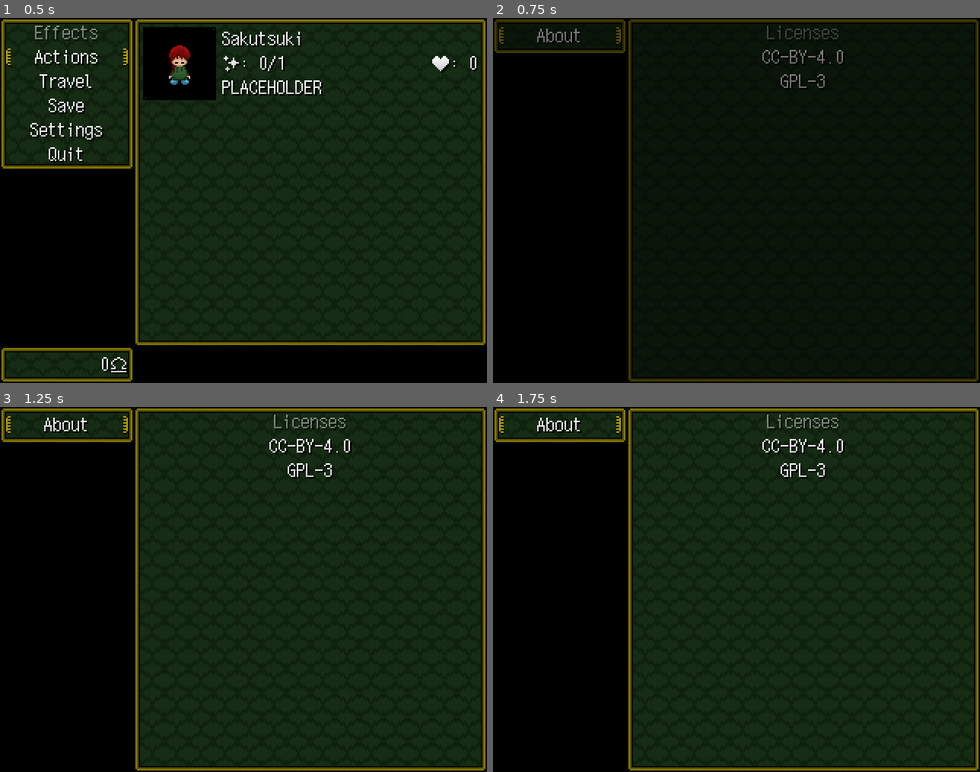
Above: before the commit, frames 1-4 (two rows, left to right).
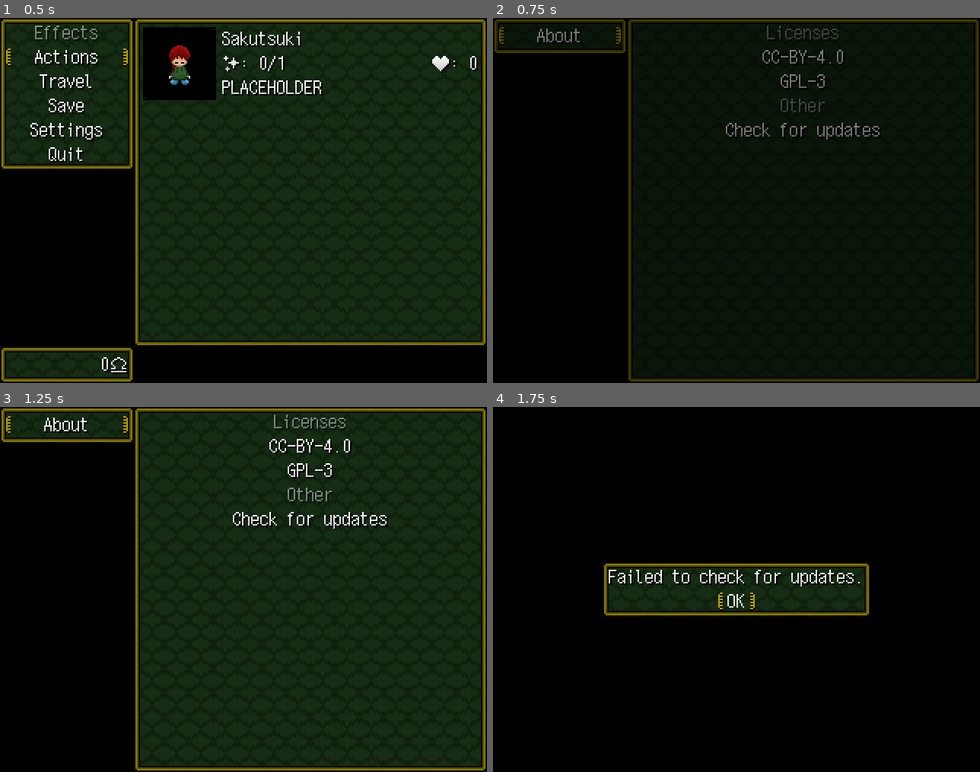
Above: after the commit, the same moments.

Repository: libre-nikki-devs/libre-nikki
Game: Godot game, scene res://scenes/ui/player_menu.tscn
Two runs of this game, one before a commit and one after it. Both use one fixed random seed, a clock stepped at 60 frames per second and the inputs below. This scene is started directly instead of the project's main scene.
Inputs (mouse positions are in pixels of both pictures, inside the frame that each line leads up to):
- Up to frame 1 (0.5 s): no input
- Up to frame 2 (0.75 s): click "Settings" at 0.5 s
- Up to frame 3 (1.25 s): no input
- Up to frame 4 (1.75 s): click (804, 520) at 1.25 s, where only the run after the commit has a clickable "Check for updates"

Frame 1 is identical in both runs. In frame 2, 0.4% of the frame differs, in the area x 47-80%, y 22-34%; in frame 3, 0.7%; in frame 4, 68%, in the area x 0-100%, y 0-100%.

Commit message:
Add UpdateChecker

Diff:
--- a/scenes/ui/settings_menu.tscn
+++ b/scenes/ui/settings_menu.tscn
@@ -39,7 +39,7 @@
 [node name="AboutVBoxContainer" type="VBoxContainer" parent="MainPanelContainer"]
 layout_mode = 2
 
-[node name="Label" type="Label" parent="MainPanelContainer/AboutVBoxContainer"]
+[node name="LicensesLabel" type="Label" parent="MainPanelContainer/AboutVBoxContainer"]
 modulate = Color(1, 1, 1, 0.5)
 layout_mode = 2
 text = "Licenses"
@@ -48,11 +48,11 @@
 [node name="CCButton" type="Button" parent="MainPanelContainer/AboutVBoxContainer"]
 layout_mode = 2
 focus_neighbor_left = NodePath(".")
-focus_neighbor_top = NodePath("../GPLButton")
+focus_neighbor_top = NodePath("../UpdateButton")
 focus_neighbor_right = NodePath(".")
 focus_neighbor_bottom = NodePath("../GPLButton")
 focus_next = NodePath("../GPLButton")
-focus_previous = NodePath("../GPLButton")
+focus_previous = NodePath("../UpdateButton")
 text = " "
 
 [node name="Label" type="Label" parent="MainPanelContainer/AboutVBoxContainer/CCButton"]
@@ -71,8 +71,8 @@
 focus_neighbor_left = NodePath(".")
 focus_neighbor_top = NodePath("../CCButton")
 focus_neighbor_right = NodePath(".")
-focus_neighbor_bottom = NodePath("../CCButton")
-focus_next = NodePath("../CCButton")
+focus_neighbor_bottom = NodePath("../UpdateButton")
+focus_next = NodePath("../UpdateButton")
 focus_previous = NodePath("../CCButton")
 text = " "
 
@@ -84,6 +84,33 @@
 grow_horizontal = 2
 grow_vertical = 2
 text = "GPL-3"
+horizontal_alignment = 1
+vertical_alignment = 1
+
+[node name="OtherLabel" type="Label" parent="MainPanelContainer/AboutVBoxContainer"]
+modulate = Color(1, 1, 1, 0.5)
+layout_mode = 2
+text = "Other"
+horizontal_alignment = 1
+
+[node name="UpdateButton" type="Button" parent="MainPanelContainer/AboutVBoxContainer"]
+layout_mode = 2
+focus_neighbor_left = NodePath(".")
+focus_neighbor_top = NodePath("../GPLButton")
+focus_neighbor_right = NodePath(".")
+focus_neighbor_bottom = NodePath("../CCButton")
+focus_next = NodePath("../CCButton")
+focus_previous = NodePath("../GPLButton")
+text = " "
+
+[node name="Label" type="Label" parent="MainPanelContainer/AboutVBoxContainer/UpdateButton"]
+layout_mode = 1
+anchors_preset = 15
+anchor_right = 1.0
+anchor_bottom = 1.0
+grow_horizontal = 2
+grow_vertical = 2
+text = "Check for updates"
 horizontal_alignment = 1
 vertical_alignment = 1
 
@@ -119,4 +146,5 @@
 
 [connection signal="pressed" from="MainPanelContainer/AboutVBoxContainer/CCButton" to="." method="_on_cc_button_pressed"]
 [connection signal="pressed" from="MainPanelContainer/AboutVBoxContainer/GPLButton" to="." method="_on_gpl_button_pressed"]
+[connection signal="pressed" from="MainPanelContainer/AboutVBoxContainer/UpdateButton" to="." method="_on_update_button_pressed"]
 [connection signal="pressed" from="SidePanelContainer/SideVBoxContainer/AboutButton" to="." method="_on_about_button_pressed"]
--- /dev/null
+++ b/scenes/ui/update_checker.tscn
@@ -0,0 +1,69 @@
+[gd_scene load_steps=3 format=3 uid="uid://davlmpwfjrkvd"]
+
+[ext_resource type="Theme" uid="uid://dudh2k1jjvgdk" path="res://themes/default_theme.tres" id="1_4anwf"]
+[ext_resource type="Script" uid="uid://cjfep8ns55ob5" path="res://scripts/ui/update_checker.gd" id="2_qyxqr"]
+
+[node name="UpdateChecker" type="Control"]
+top_level = true
+layout_mode = 3
+anchors_preset = 15
+anchor_right = 1.0
+anchor_bottom = 1.0
+offset_right = -320.0
+offset_bottom = -240.0
+grow_horizontal = 2
+grow_vertical = 2
+scale = Vector2(2, 2)
+theme = ExtResource("1_4anwf")
+script = ExtResource("2_qyxqr")
+metadata/_custom_type_script = "uid://8ximpr4sy7ta"
+
+[node name="HTTPRequest" type="HTTPRequest" parent="."]
+
+[node name="ColorRect" type="ColorRect" parent="."]
+layout_mode = 1
+anchors_preset = 15
+anchor_right = 1.0
+anchor_bottom = 1.0
+grow_horizontal = 2
+grow_vertical = 2
+color = Color(0, 0, 0, 1)
+
+[node name="PanelContainer" type="PanelContainer" parent="."]
+layout_mode = 1
+anchors_preset = 8
+anchor_left = 0.5
+anchor_top = 0.5
+anchor_right = 0.5
+anchor_bottom = 0.5
+offset_left = -73.0
+offset_top = -18.0
+offset_right = 73.0
+offset_bottom = 18.0
+grow_horizontal = 2
+grow_vertical = 2
+
+[node name="VBoxContainer" type="VBoxContainer" parent="PanelContainer"]
+layout_mode = 2
+
+[node name="RichTextLabel" type="RichTextLabel" parent="PanelContainer/VBoxContainer"]
+layout_mode = 2
+bbcode_enabled = true
+text = "Checking for updates..."
+fit_content = true
+scroll_active = false
+autowrap_mode = 0
+horizontal_alignment = 1
+vertical_alignment = 1
+meta_underlined = false
+
+[node name="CenterContainer" type="CenterContainer" parent="PanelContainer/VBoxContainer"]
+layout_mode = 2
+
+[node name="Button" type="Button" parent="PanelContainer/VBoxContainer/CenterContainer"]
+layout_mode = 2
+text = " Interrupt "
+
+[connection signal="request_completed" from="HTTPRequest" to="." method="_on_http_request_request_completed"]
+[connection signal="meta_clicked" from="PanelContainer/VBoxContainer/RichTextLabel" to="." method="_on_rich_text_label_meta_clicked"]
+[connection signal="pressed" from="PanelContainer/VBoxContainer/CenterContainer/Button" to="." method="_on_button_pressed"]
--- a/scripts/ui/settings_menu.gd
+++ b/scripts/ui/settings_menu.gd
@@ -56,3 +56,6 @@
 
 func _on_gpl_button_pressed() -> void:
 	open_submenu("res://scenes/ui/license_menu.tscn", { "license_text": preload("res://scenes/ui/license_menu.tscn").instantiate().GPL_FORMATTED })
+
+func _on_update_button_pressed() -> void:
+	open_submenu("res://scenes/ui/update_checker.tscn")
--- /dev/null
+++ b/scripts/ui/update_checker.gd
@@ -0,0 +1,73 @@
+# Copyright (C) 2026 Libre Nikki Developers.
+#
+# This file is part of Libre Nikki.
+#
+# Libre Nikki is free software: you can redistribute it and/or modify it under
+# the terms of the GNU General Public License as published by the
+# Free Software Foundation, either version 3 of the License, or (at your option)
+# any later version.
+#
+# Libre Nikki is distributed in the hope that it will be useful, but WITHOUT ANY
+# WARRANTY; without even the implied warranty of MERCHANTABILITY or FITNESS FOR
+# A PARTICULAR PURPOSE. See the GNU General Public License for more details.
+#
+# You should have received a copy of the GNU General Public License along with
+# Libre Nikki. If not, see <https://www.gnu.org/licenses/>.
+
+extends YumeMenu
+
+@onready var button := $PanelContainer/VBoxContainer/CenterContainer/Button
+@onready var label := $PanelContainer/VBoxContainer/RichTextLabel
+@onready var http := $HTTPRequest
+@onready var panel_container := $PanelContainer
+
+const RELEASES_API: String = "https://api.github.com/repos/libre-nikki-devs/libre-nikki/releases/latest"
+
+func _ready() -> void:
+	http.request(RELEASES_API)
+
+func _input(event: InputEvent) -> void:
+	if event.is_action_pressed("ui_go_back"):
+		var viewport: Viewport = get_viewport()
+
+		if not viewport:
+			return
+
+		var focus_owner: Control = viewport.gui_get_focus_owner()
+
+		if focus_owner == button:
+			http.cancel_request()
+			close()
+
+func _get_focus_grabber() -> Control:
+	return button
+
+func _on_http_request_request_completed(result: int, response_code: int, headers: PackedStringArray, body: PackedByteArray) -> void:
+	var json: Variant = null
+	var json_string: String = body.get_string_from_utf8()
+	button.text = " OK "
+
+	if not json_string.is_empty():
+		json = JSON.parse_string(json_string)
+
+	if response_code != 200 or json is not Dictionary:
+		label.text = "Failed to check for updates."
+		return
+
+	var current_version: String = ProjectSettings.get_setting("application/config/version")
+	var latest_version: String = json["tag_name"].lstrip("v")
+
+	if current_version == latest_version:
+		label.text = "Libre Nikki is up to date."
+	else:
+		panel_container.size.x = 320.0
+		panel_container.position.x = 0.0
+		label.autowrap_mode = TextServer.AutowrapMode.AUTOWRAP_WORD_SMART
+		label.text = "Update for Libre Nikki is available:\n%s -> %s\n\nDownload it from:\n[url]https://github.com/libre-nikki-devs/libre-nikki/releases/latest[/url]" % [current_version, latest_version]
+
+func _on_rich_text_label_meta_clicked(meta: Variant) -> void:
+	OS.shell_open(meta)
+
+func _on_button_pressed() -> void:
+	http.cancel_request()
+	close()
Not shown, added: scripts/ui/update_checker.gd.uid
